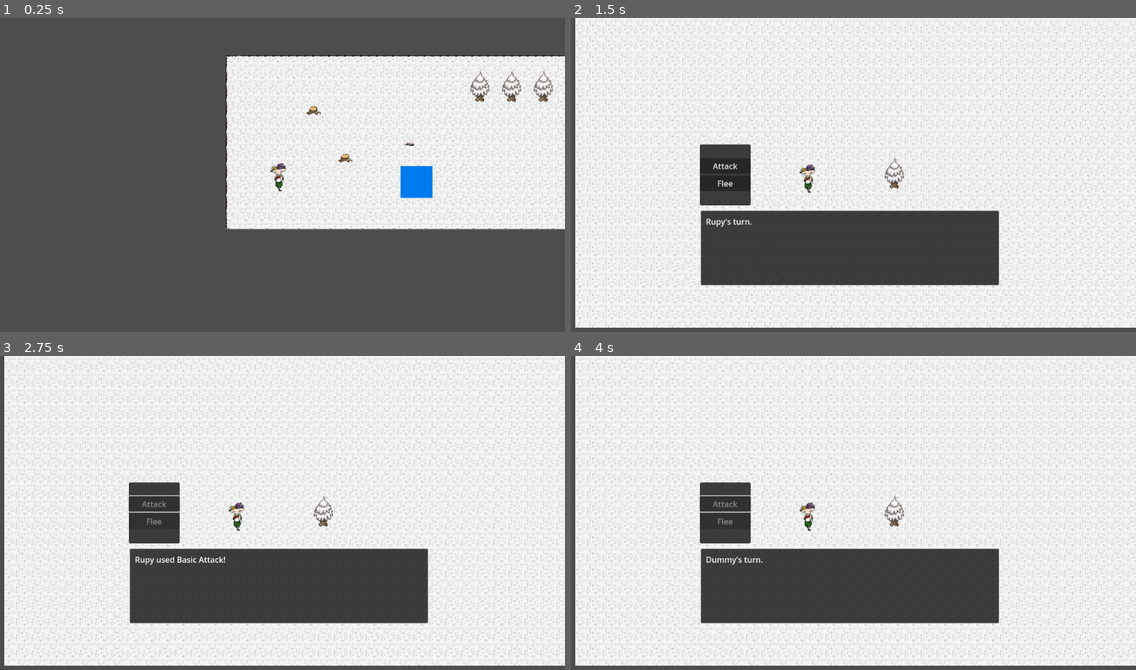
Above: before the commit, frames 1-4 (two rows, left to right).
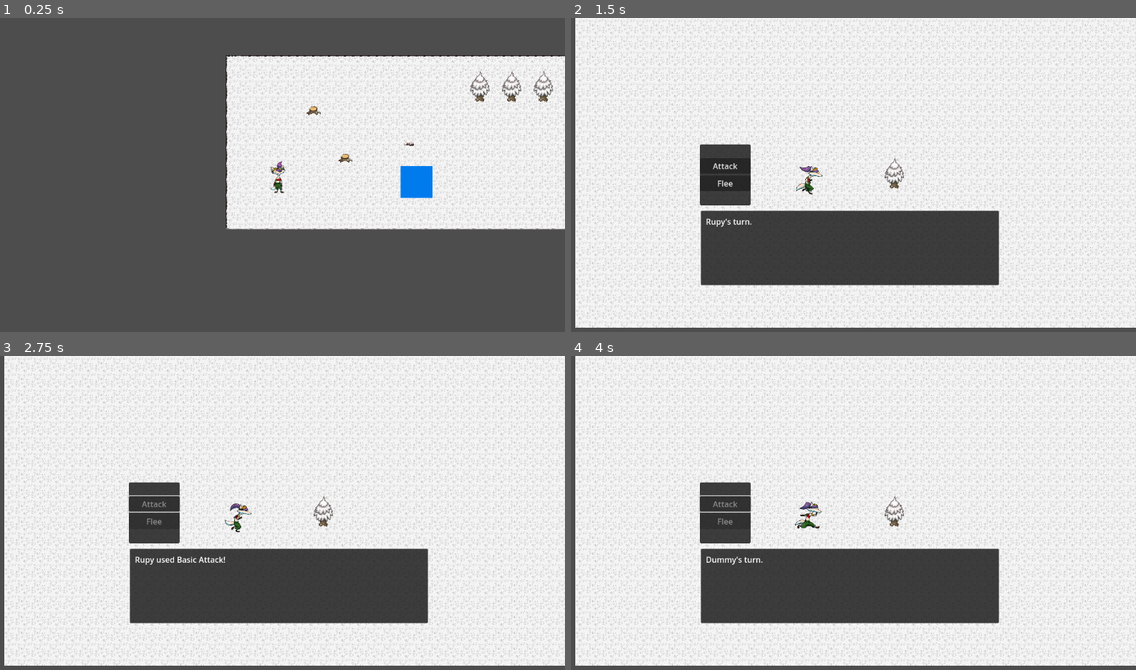
Above: after the commit, the same moments.

Repository: Vince-Diversity/Unchill-Game
Game: Godot game, scene res://scenes/game.tscn
Two runs of this game, one before a commit and one after it. Both use one fixed random seed, a clock stepped at 60 frames per second and the inputs below.
Inputs:
- Up to frame 1 (0.25 s): no input
- Up to frame 2 (1.5 s): tap Enter at 0.5 s; hold Right (ui_right) 0.53-1.28 s; hold Down (ui_down) from 1.28 s (still down)
- Up to frame 3 (2.75 s): release Down (ui_down) at 2 s; click "Attack" at 2 s
- Up to frame 4 (4 s): hold Right (ui_right) 2.78-3.53 s; hold Up (ui_up) from 3.53 s (still down)

The runs differ from the first frame. In frame 1, 0.1% of the frame differs, in the area x 47-51%, y 45-56%; in frame 2, 0.2%; in frame 3, 0.2%; in frame 4, 0.2%, in the area x 39-45%, y 46-56%.

Commit message:
animatedsprites

Diff:
--- a/actors/rupy/player.gd
+++ b/actors/rupy/player.gd
@@ -14,12 +14,39 @@
 func _physics_process(_delta):
 	match current_state:
 		State.MOVING:
-			var Inputted_direction = Input.get_vector("ui_left","ui_right","ui_up","ui_down")
-			velocity = speed * Inputted_direction
+			var inputted_direction = Input.get_vector("ui_left","ui_right","ui_up","ui_down")
+			var anim_name = anim_name_of(inputted_direction)
+			if anim_name == "walk_right":
+				anim_name = "walk_left"
+				$AnimatedSprite2D.flip_h = true
+			else:
+				$AnimatedSprite2D.flip_h = false
+			velocity = speed * inputted_direction
 			move_and_slide()
+			if inputted_direction == Vector2.ZERO:
+				$AnimatedSprite2D.play("default")
+			else:
+				$AnimatedSprite2D.play(anim_name)
 		State.BATTLING:
 			pass
 
+func anim_name_of(direction):
+	var anim_name
+	var snapped_direction = snap_direction(direction)
+	match snapped_direction:
+		Vector2.DOWN: anim_name = "walk_down"
+		Vector2.LEFT: anim_name = "walk_left"
+		Vector2.UP: anim_name = "walk_up"
+		Vector2.RIGHT: anim_name = "walk_right"
+	return anim_name
+
+func snap_direction(direction):
+	if direction == Vector2.ZERO: return direction
+	var snapped_angle = snapped(direction.angle(), PI / 2)
+	var snapped_vector = Vector2.RIGHT.rotated(snapped_angle)
+	if is_equal_approx(snapped_vector.x, 0): snapped_vector.x = 0
+	if is_equal_approx(snapped_vector.y, 0): snapped_vector.y = 0
+	return snapped_vector
 
 func _on_battle_started():
 	current_state = State.BATTLING
--- a/actors/rupy/rupy.tscn
+++ b/actors/rupy/rupy.tscn
@@ -7,13 +7,14 @@
 [ext_resource type="Shape2D" uid="uid://cfowlyxpwqg37" path="res://actors/rupy/collision_shape_2d.tres" id="3_qsd15"]
 
 [node name="Rupy" instance=ExtResource("1_0llaw")]
-scale = Vector2(0.5, 0.5)
+scale = Vector2(0.25, 0.25)
 script = ExtResource("2_w6325")
 speed = 500.0
 attack_list = Array[Resource("res://resources/attacks/attack.gd")]([ExtResource("3_csy0d")])
 
 [node name="AnimatedSprite2D" parent="." index="0"]
 sprite_frames = ExtResource("2_m6ncu")
+animation = &"walk_down"
 
 [node name="CollisionShape2D" parent="." index="1"]
 shape = ExtResource("3_qsd15")
--- a/actors/rupy/sprite_frames.tres
+++ b/actors/rupy/sprite_frames.tres
@@ -1,18 +1,122 @@
-[gd_resource type="SpriteFrames" load_steps=3 format=3 uid="uid://n8vay4rlcm25"]
+[gd_resource type="SpriteFrames" load_steps=15 format=3 uid="uid://n8vay4rlcm25"]
 
-[ext_resource type="Texture2D" uid="uid://belhd4ls0h6nu" path="res://assets/rupy.png" id="1_agtrf"]
+[ext_resource type="Texture2D" uid="uid://dun2bvu7klo3w" path="res://assets/rupy_sheet.png" id="2_6gsek"]
 
-[sub_resource type="AtlasTexture" id="AtlasTexture_hwvfm"]
-atlas = ExtResource("1_agtrf")
-region = Rect2(0, 0, 128, 128)
+[sub_resource type="AtlasTexture" id="AtlasTexture_docrc"]
+atlas = ExtResource("2_6gsek")
+region = Rect2(256, 768, 256, 256)
+
+[sub_resource type="AtlasTexture" id="AtlasTexture_sqgyf"]
+atlas = ExtResource("2_6gsek")
+region = Rect2(0, 512, 256, 256)
+
+[sub_resource type="AtlasTexture" id="AtlasTexture_rfeb4"]
+atlas = ExtResource("2_6gsek")
+region = Rect2(256, 512, 256, 256)
+
+[sub_resource type="AtlasTexture" id="AtlasTexture_wakcr"]
+atlas = ExtResource("2_6gsek")
+region = Rect2(512, 512, 256, 256)
+
+[sub_resource type="AtlasTexture" id="AtlasTexture_8n2kb"]
+atlas = ExtResource("2_6gsek")
+region = Rect2(768, 512, 256, 256)
+
+[sub_resource type="AtlasTexture" id="AtlasTexture_84efr"]
+atlas = ExtResource("2_6gsek")
+region = Rect2(0, 0, 256, 256)
+
+[sub_resource type="AtlasTexture" id="AtlasTexture_5p47f"]
+atlas = ExtResource("2_6gsek")
+region = Rect2(256, 0, 256, 256)
+
+[sub_resource type="AtlasTexture" id="AtlasTexture_1ulv0"]
+atlas = ExtResource("2_6gsek")
+region = Rect2(512, 0, 256, 256)
+
+[sub_resource type="AtlasTexture" id="AtlasTexture_1bh47"]
+atlas = ExtResource("2_6gsek")
+region = Rect2(768, 0, 256, 256)
+
+[sub_resource type="AtlasTexture" id="AtlasTexture_rvk5y"]
+atlas = ExtResource("2_6gsek")
+region = Rect2(0, 256, 256, 256)
+
+[sub_resource type="AtlasTexture" id="AtlasTexture_opi8s"]
+atlas = ExtResource("2_6gsek")
+region = Rect2(256, 256, 256, 256)
+
+[sub_resource type="AtlasTexture" id="AtlasTexture_3wx8h"]
+atlas = ExtResource("2_6gsek")
+region = Rect2(512, 256, 256, 256)
+
+[sub_resource type="AtlasTexture" id="AtlasTexture_oc4xn"]
+atlas = ExtResource("2_6gsek")
+region = Rect2(768, 256, 256, 256)
 
 [resource]
 animations = [{
 "frames": [{
 "duration": 1.0,
-"texture": SubResource("AtlasTexture_hwvfm")
+"texture": SubResource("AtlasTexture_docrc")
 }],
 "loop": true,
 "name": &"default",
 "speed": 5.0
+}, {
+"frames": [],
+"loop": true,
+"name": &"new_animation",
+"speed": 5.0
+}, {
+"frames": [{
+"duration": 1.0,
+"texture": SubResource("AtlasTexture_sqgyf")
+}, {
+"duration": 1.0,
+"texture": SubResource("AtlasTexture_rfeb4")
+}, {
+"duration": 1.0,
+"texture": SubResource("AtlasTexture_wakcr")
+}, {
+"duration": 1.0,
+"texture": SubResource("AtlasTexture_8n2kb")
+}],
+"loop": true,
+"name": &"walk_down",
+"speed": 5.0
+}, {
+"frames": [{
+"duration": 1.0,
+"texture": SubResource("AtlasTexture_84efr")
+}, {
+"duration": 1.0,
+"texture": SubResource("AtlasTexture_5p47f")
+}, {
+"duration": 1.0,
+"texture": SubResource("AtlasTexture_1ulv0")
+}, {
+"duration": 1.0,
+"texture": SubResource("AtlasTexture_1bh47")
+}],
+"loop": true,
+"name": &"walk_left",
+"speed": 5.0
+}, {
+"frames": [{
+"duration": 1.0,
+"texture": SubResource("AtlasTexture_rvk5y")
+}, {
+"duration": 1.0,
+"texture": SubResource("AtlasTexture_opi8s")
+}, {
+"duration": 1.0,
+"texture": SubResource("AtlasTexture_3wx8h")
+}, {
+"duration": 1.0,
+"texture": SubResource("AtlasTexture_oc4xn")
+}],
+"loop": true,
+"name": &"walk_up",
+"speed": 5.0
 }]
